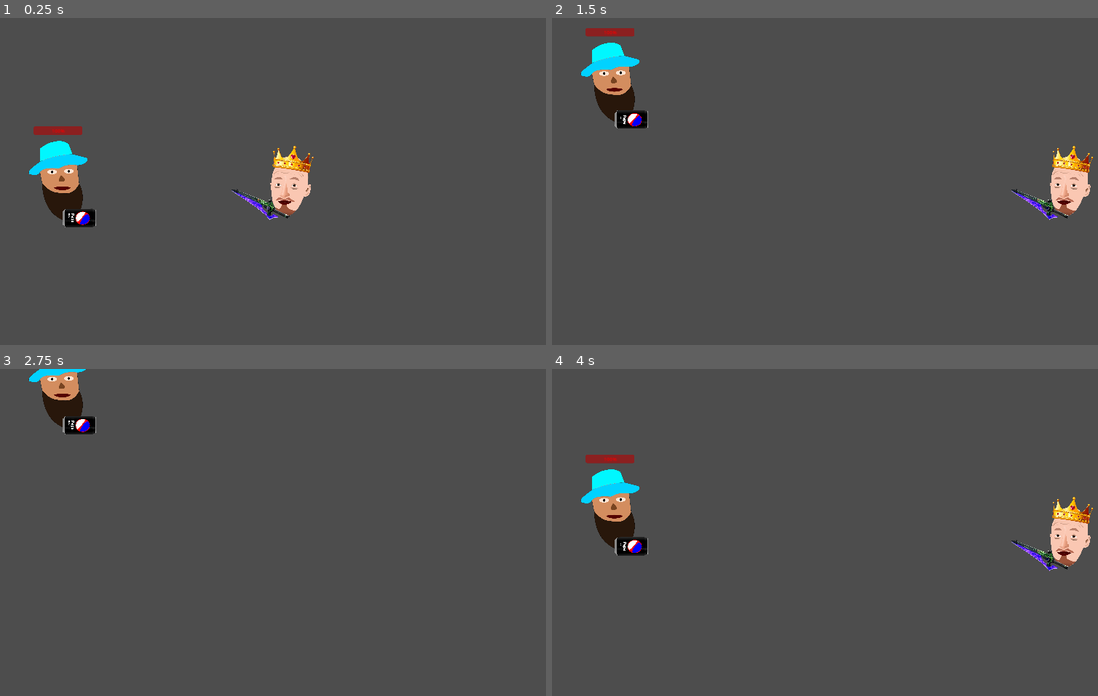
Above: before the commit, frames 1-4 (two rows, left to right).
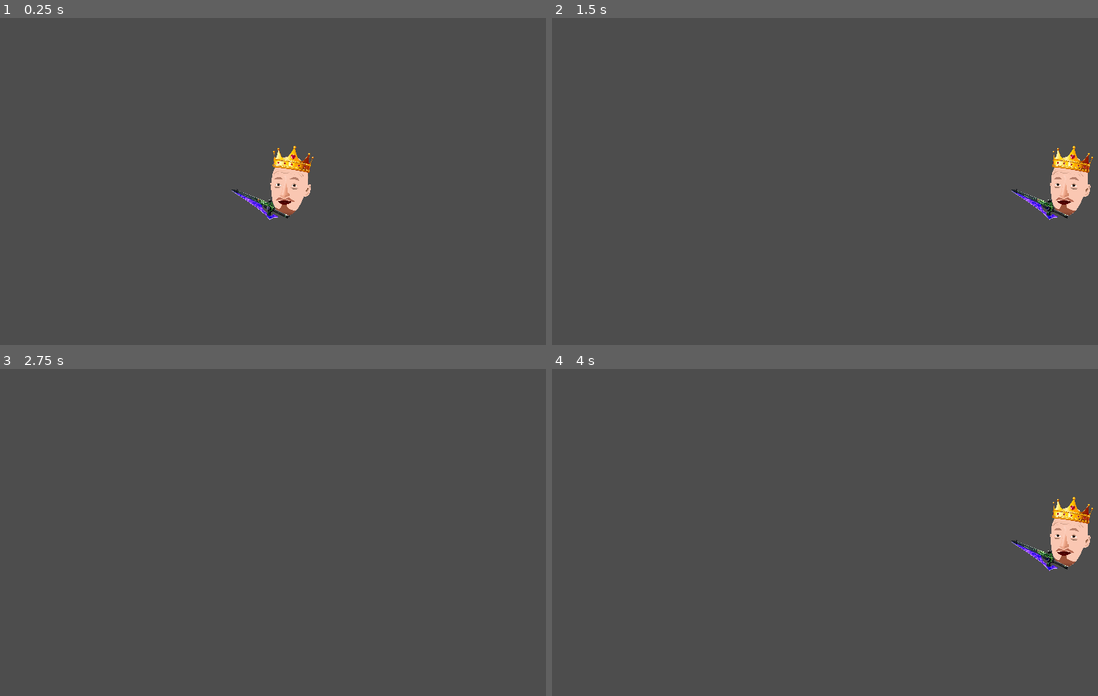
Above: after the commit, the same moments.

Repository: Seakorv/SmokeCheesesOfPapaTrouga
Game: Godot game, scene res://Scenes/jt_ai.tscn
The game is run twice, just before and just after one commit, with the same random seed, the same clock (stepped at 60 frames per second) and the same inputs. This scene is started directly instead of the project's main scene.
Inputs:
- Up to frame 1 (0.25 s): no input
- Up to frame 2 (1.5 s): hold W (move_up) 0.53-1.28 s; tap Space (shoot_pepemake) at 0.6, 1.35 s; hold S (move_down) from 1.28 s (still down)
- Up to frame 3 (2.75 s): release S (move_down) at 2.03 s; hold W (move_up) from 2.03 s (still down); tap Space (shoot_pepemake) at 2.1 s
- Up to frame 4 (4 s): tap Space (shoot_pepemake) at 2.85, 3.6 s; tap Enter at 3.5 s; release W (move_up) at 3.53 s; hold S (move_down) from 3.53 s (still down)

The runs differ from the first frame. In frame 1, 2.1% of the frame differs, in the area x 5-18%, y 33-64%; in frame 2, 2.0%; in frame 3, 1.4%; in frame 4, 2.1%, in the area x 5-18%, y 26-58%.

Commit message:
JT is done, Li-brothers have been added to the game.

Diff:
--- a/Scenes/jt_ai.tscn
+++ b/Scenes/jt_ai.tscn
@@ -1,8 +1,7 @@
-[gd_scene load_steps=4 format=3 uid="uid://b6xcifh3d6swp"]
+[gd_scene load_steps=3 format=3 uid="uid://b6xcifh3d6swp"]
 
 [ext_resource type="PackedScene" uid="uid://b04jabb3ses3s" path="res://Scenes/jt_nd.tscn" id="1_18ym5"]
 [ext_resource type="Script" path="res://Scripts/jt_ai.gd" id="1_y42fm"]
-[ext_resource type="PackedScene" uid="uid://bfmnvh7fn6avc" path="res://Scenes/player.tscn" id="3_gx8pi"]
 
 [node name="JtAi" type="Node2D"]
 position = Vector2(2.08165e-12, 2.08165e-12)
@@ -17,7 +16,4 @@
 [node name="JtEagerEdgeTimer" type="Timer" parent="."]
 autostart = true
 
-[node name="PapaT" parent="." instance=ExtResource("3_gx8pi")]
-position = Vector2(242, 525)
-
 [connection signal="timeout" from="JtEagerEdgeTimer" to="." method="_on_jt_eager_edge_timer_timeout"]
--- a/Scenes/jt_nd.tscn
+++ b/Scenes/jt_nd.tscn
@@ -5,6 +5,7 @@
 [ext_resource type="Texture2D" uid="uid://c1huu0qtrwmil" path="res://Assets/Characters/otherhalf.png" id="3_2jj1w"]
 
 [node name="Jt_nd" type="Area2D"]
+collision_layer = 8
 script = ExtResource("1_2mygn")
 
 [node name="Jt" type="Sprite2D" parent="."]
@@ -19,3 +20,5 @@
 
 [node name="CollisionPolygon2D" type="CollisionPolygon2D" parent="."]
 polygon = PackedVector2Array(-199, 33, -199, 28, -193, 28, -187, 27, -183, 27, -90, 64, -88, 68, -79, 69, -78, 60, -71, …(408 unchanged characters)…
+
+[connection signal="body_entered" from="." to="." method="_on_body_entered"]
--- a/Scenes/kivikyläland.tscn
+++ b/Scenes/kivikyläland.tscn
@@ -12,14 +12,14 @@
 [ext_resource type="PackedScene" uid="uid://cl7gef6ncucmy" path="res://Scenes/rix_ai.tscn" id="10_lyykh"]
 [ext_resource type="PackedScene" uid="uid://c6a2mxdpnrkqr" path="res://Scenes/burgund_stew.tscn" id="11_55n1u"]
 [ext_resource type="PackedScene" uid="uid://bclnl5wecvs8j" path="res://Scenes/smiq_ai.tscn" id="11_ll5py"]
+[ext_resource type="PackedScene" uid="uid://b6xcifh3d6swp" path="res://Scenes/jt_ai.tscn" id="12_f6bhc"]
 [ext_resource type="PackedScene" uid="uid://dcxooykg370tq" path="res://Scenes/li_ai.tscn" id="12_o8gmn"]
-[ext_resource type="PackedScene" uid="uid://b04jabb3ses3s" path="res://Scenes/jt_nd.tscn" id="14_r4t0y"]
 
 [node name="Kivikyläland" type="Node2D"]
 rotation = -0.000465051
 script = ExtResource("1_f8oof")
 foodScenes = Array[PackedScene]([ExtResource("2_va0ts"), ExtResource("3_rwdky"), ExtResource("4_4j3as"), ExtResource("5_ixm6y"), ExtResource("6_rbx6j"), ExtResource("7_cb03f"), ExtResource("8_biju8")])
-bossScenes = Array[PackedScene]([ExtResource("11_55n1u"), ExtResource("10_lyykh"), ExtResource("11_ll5py"), ExtResource("12_o8gmn")])
+bossScenes = Array[PackedScene]([ExtResource("11_55n1u"), ExtResource("10_lyykh"), ExtResource("11_ll5py"), ExtResource("12_f6bhc"), ExtResource("12_o8gmn")])
 
 [node name="FoodSpawnTimerOne" type="Timer" parent="."]
 autostart = true
@@ -29,6 +29,9 @@
 
 [node name="FoodSpawnTimerThree" type="Timer" parent="."]
 wait_time = 0.5
+
+[node name="FoodSpawnTimerFour" type="Timer" parent="."]
+wait_time = 0.3
 
 [node name="PapaT" parent="." instance=ExtResource("2_d8r7w")]
 position = Vector2(149, 532)
@@ -42,10 +45,8 @@
 
 [node name="BossContainer" type="Node2D" parent="."]
 
-[node name="Jt_nd" parent="." instance=ExtResource("14_r4t0y")]
-position = Vector2(1677.64, 766.78)
-
 [connection signal="timeout" from="FoodSpawnTimerOne" to="." method="_on_bad_food_spawn_timer_timeout"]
 [connection signal="timeout" from="FoodSpawnTimerOne" to="." method="_on_food_spawn_timer_one_timeout"]
 [connection signal="timeout" from="FoodSpawnTimerTwo" to="." method="_on_food_spawn_timer_two_timeout"]
 [connection signal="timeout" from="FoodSpawnTimerThree" to="." method="_on_food_spawn_timer_three_timeout"]
+[connection signal="timeout" from="FoodSpawnTimerFour" to="." method="_on_food_spawn_timer_four_timeout"]
--- a/Scenes/player.tscn
+++ b/Scenes/player.tscn
@@ -8,6 +8,7 @@
 collision_mask = 26
 motion_mode = 1
 script = ExtResource("1_pyuuv")
+maxHealth = 100
 metadata/_edit_vertical_guides_ = [-67.0]
 
 [node name="Sprite2D" type="Sprite2D" parent="."]
--- a/Scripts/jt_ai.gd
+++ b/Scripts/jt_ai.gd
@@ -1,7 +1,10 @@
 extends Node2D
+
+signal dying(is_dead)
 
 @onready var boss = $Jt_nd
 @onready var jt_spawn = $JtSpawn
+@onready var timer = $JtEagerEdgeTimer
 ## Position where i want JT to arrive
 var end_position
 ## JT's position
@@ -12,13 +15,14 @@
 # Called when the node enters the scene tree for the first time.
 func _ready():
 	boss.global_position = jt_spawn.global_position
-
+	boss.dying_event.connect(_on_boss_death)
 
 # Called every frame. 'delta' is the elapsed time since the previous frame.
 func _physics_process(delta):
-	end_position = randomvecotr
-	boss_position = (end_position - boss.position).normalized()
-	boss.position += boss_position * delta * boss.speed
+	if boss != null:
+		end_position = randomvecotr
+		boss_position = (end_position - boss.position).normalized()
+		boss.position += boss_position * delta * boss.speed
 
 
 func random_vector():
@@ -32,7 +36,14 @@
 	boss.global_position = jt_spawn.global_position
 	if timersplitter == 1:
 		randomvecotr = jt_spawn.global_position
+		boss.position = randomvecotr
 
 	if timersplitter == 2:
 		randomvecotr = random_vector()
 		timersplitter = 0
+
+
+func _on_boss_death(is_boss_dead):
+	dying.emit(is_boss_dead)
+	boss = null
+	timer.stop()
--- a/Scripts/jt_nd.gd
+++ b/Scripts/jt_nd.gd
@@ -2,6 +2,7 @@
 
 @export var health = 50
 @export var speed = 3000
+@export var damage = -5
 
 # Called when the node enters the scene tree for the first time.
 func _ready():
@@ -23,3 +24,8 @@
 	queue_free()
 	is_dead = true
 	dying_event.emit(is_dead)
+
+
+func _on_body_entered(body):
+	if body is PapaT:
+		body.take_damage_or_heal(damage)
--- a/Scripts/kivikyläland.gd
+++ b/Scripts/kivikyläland.gd
@@ -8,6 +8,7 @@
 @onready var timer1 = $FoodSpawnTimerOne
 @onready var timer2 = $FoodSpawnTimerTwo
 @onready var timer3 = $FoodSpawnTimerThree
+@onready var timer4 = $FoodSpawnTimerFour
 @onready var food_container = $FoodContainer
 @onready var boss_container = $BossContainer
 
@@ -42,9 +43,10 @@
 func _on_food_spawn_timer_one_timeout():
 	##test
 	#if how_many_food == 0:
-	#	spawn_boss(2)
+	#	spawn_boss(3)
 	#	timer1.stop()
-	#
+	#	timer4.start()
+	##
 	how_many_food += 1
 	spawn_food(30, 10, 30, 15, 8, 6, 1, 1)
 	if how_many_food == 10:
@@ -110,7 +112,7 @@
 
 
 func timer_starter(which_timer):
-	var timers_array = [timer1, timer2, timer3]
+	var timers_array = [timer1, timer2, timer3, timer4]
 	timers_array[which_timer].start()
 
 
@@ -140,3 +142,21 @@
 		timer3.stop()
 		spawn_boss(3)
 		how_many_food = 0
+
+
+func _on_food_spawn_timer_four_timeout():
+	how_many_food += 1
+	spawn_food(40, 20, 15, 10, 5, 7, 3, 1.6)
+	if how_many_food == 10:
+		for n in 4:
+			spawn_stew(2)
+	if how_many_food == 70:
+		for n in 5:
+			spawn_stew(2)
+	if how_many_food == 140:
+		for n in 6:
+			spawn_stew(2)
+	if how_many_food == 160:
+		timer4.stop()
+		spawn_boss(4)
+		how_many_food = 0
